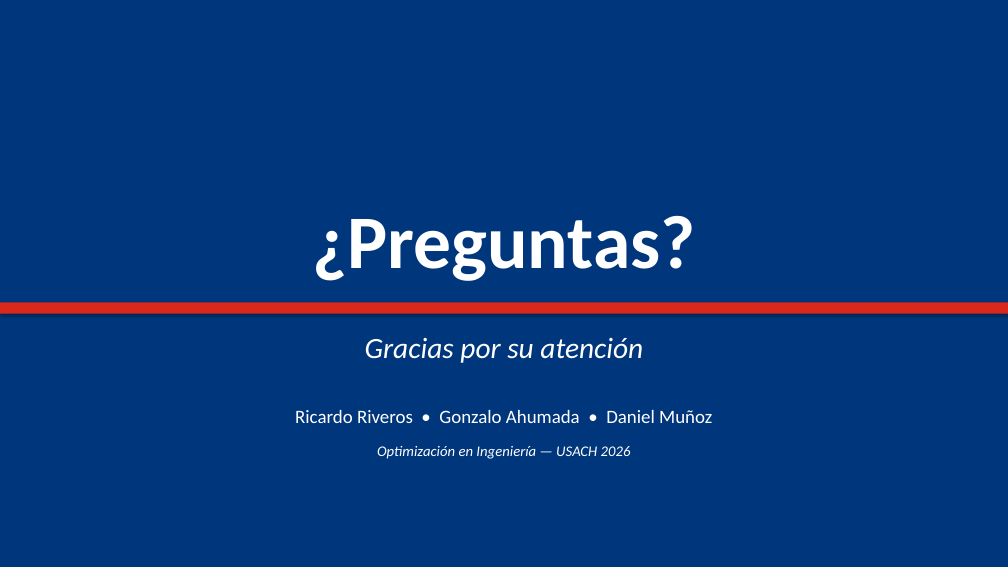
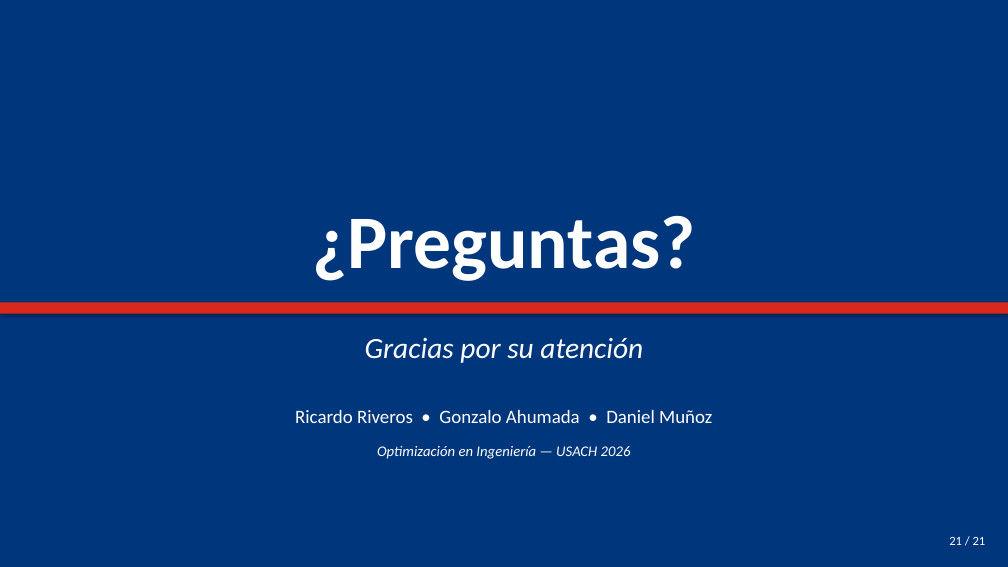
Before and after one commit to dmm-usach/lab-opti, a slide deck: slide 21 of presentacion/Presentacion_MCP.pptx. Drawn at 1008x567 pixels with LibreOffice and Linux fonts; fonts in the diff are those of the drawing. Boxes give left, top, right and bottom in pixels: in the first picture for what was removed or moved away, otherwise in the second. Text is boxed around its words. In the diff, an @@ line names an element or a change of style, - is before the commit and + after.

```diff
--- a/presentacion/Presentacion_MCP.pptx
+++ b/presentacion/Presentacion_MCP.pptx
@@ text added at [949,537,986,545], 12 pt, text #FFFFFF @@
+21 / 21
```
Also in this commit, not shown: 7 other slides changed, 7 other files.
